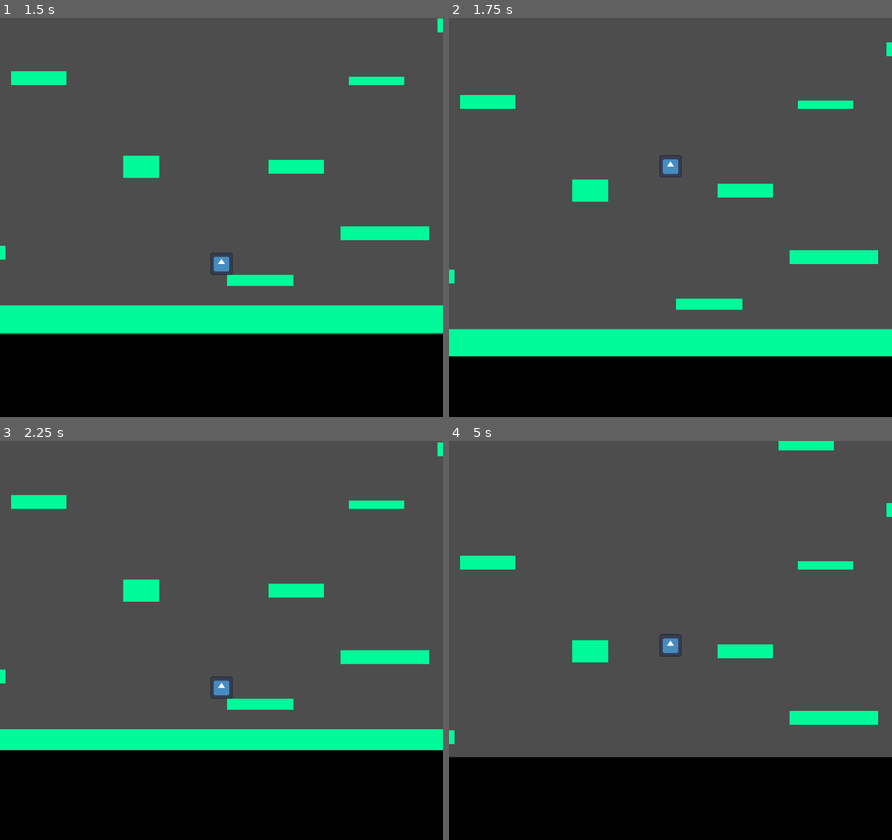
Above: before the commit, frames 1-4 (two rows, left to right).
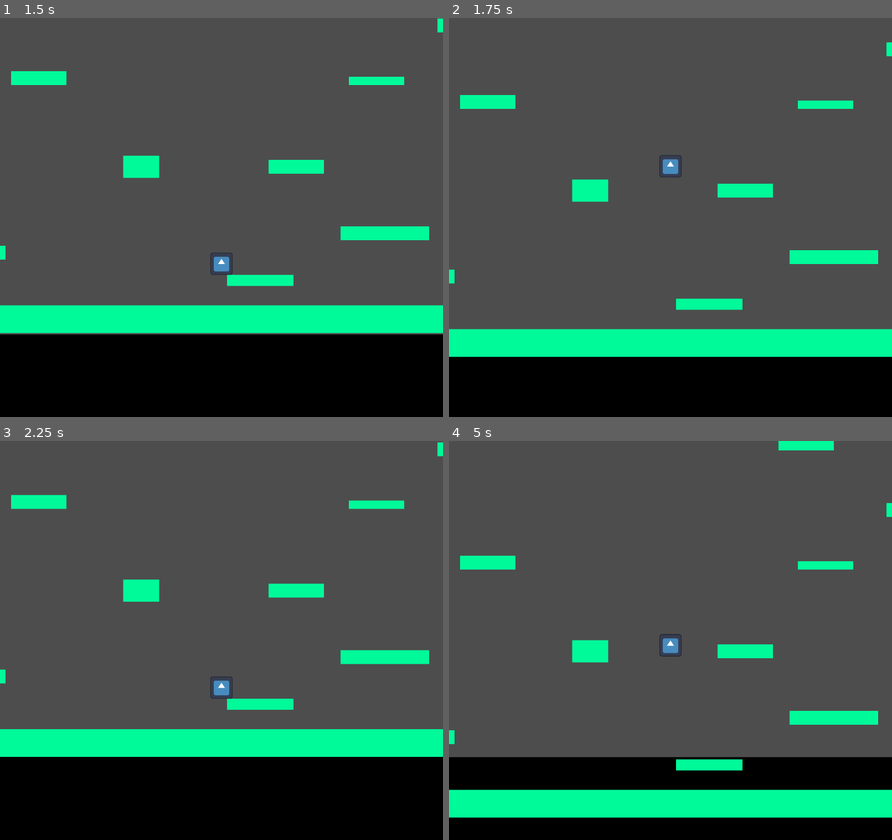
Above: after the commit, the same moments.

Repository: ArthurVayner/GameJam2026
Game: Godot game, scene res://Scenes/node_2d.tscn
Two runs of this game, one before a commit and one after it. Both use one fixed random seed, a clock stepped at 60 frames per second and the inputs below. The engine's default icon, where the game draws it, is replaced by a stand-in: a white triangle on a blue panel in a dark square.
Inputs:
- Up to frame 1 (1.5 s): hold D (go_right) from 0.53 s (still down); tap W (jump) at 0.77 s
- Up to frame 2 (1.75 s): keep holding D (go_right); tap W (jump) at 1.52 s
- Up to frame 3 (2.25 s): release D (go_right) at 2.03 s; hold A (go_left) from 2.03 s (still down)
- Up to frame 4 (5 s): release A (go_left) at 2.78 s; hold D (go_right) 2.78-4.28 s; tap W (jump) at 3.02, 3.77, 4.52 s; hold A (go_left) from 4.28 s (still down)

Frame 1 is identical in both runs. In frame 2, 0.3% of the frame differs, in the area x 0-100%, y 84-85%; in frame 3, 1.7%; in frame 4, 7.5%, in the area x 0-100%, y 79-95%.

Commit message:
add platforms node

Diff:
--- a/Scenes/Level.tscn
+++ b/Scenes/Level.tscn
@@ -5,121 +5,123 @@
 
 [node name="Level" type="Node2D" unique_id=462795862]
 
-[node name="Platform1" parent="." unique_id=1291661622 instance=ExtResource("1_0ba56")]
+[node name="Border" parent="." unique_id=483146374 instance=ExtResource("3_8rbpu")]
+position = Vector2(64, 150)
+
+[node name="Platforms" type="Node2D" parent="." unique_id=827001060]
+
+[node name="Platform1" parent="Platforms" unique_id=1291661622 instance=ExtResource("1_0ba56")]
 position = Vector2(94, 126)
 width = 24.0
 height = 4.0
 
-[node name="Platform2" parent="." unique_id=1131836770 instance=ExtResource("1_0ba56")]
+[node name="Platform2" parent="Platforms" unique_id=1131836770 instance=ExtResource("1_0ba56")]
 position = Vector2(-8, 116)
 width = 20.0
 height = 5.0
 
-[node name="Platform3" parent="." unique_id=1667550640 instance=ExtResource("1_0ba56")]
+[node name="Platform3" parent="Platforms" unique_id=1667550640 instance=ExtResource("1_0ba56")]
 position = Vector2(53, 140)
 width = 500.0
 height = 10.0
 
-[node name="Platform4" parent="." unique_id=2054953105 instance=ExtResource("1_0ba56")]
+[node name="Platform4" parent="Platforms" unique_id=2054953105 instance=ExtResource("1_0ba56")]
 position = Vector2(-14, 70)
 width = 18.0
 height = 7.0
 
-[node name="Platform5" parent="." unique_id=1625163000 instance=ExtResource("1_0ba56")]
+[node name="Platform5" parent="Platforms" unique_id=1625163000 instance=ExtResource("1_0ba56")]
 position = Vector2(51, 85)
 width = 13.0
 height = 8.0
 
-[node name="Platform6" parent="." unique_id=1644594669 instance=ExtResource("1_0ba56")]
+[node name="Platform6" parent="Platforms" unique_id=1644594669 instance=ExtResource("1_0ba56")]
 position = Vector2(139, 109)
 width = 32.0
 height = 5.0
 
-[node name="Platform7" parent="." unique_id=689106217 instance=ExtResource("1_0ba56")]
+[node name="Platform7" parent="Platforms" unique_id=689106217 instance=ExtResource("1_0ba56")]
 position = Vector2(107, 85)
 width = 20.0
 height = 5.0
 
-[node name="Platform8" parent="." unique_id=2890554 instance=ExtResource("1_0ba56")]
+[node name="Platform8" parent="Platforms" unique_id=2890554 instance=ExtResource("1_0ba56")]
 position = Vector2(14, 53)
 width = 20.0
 height = 5.0
 
-[node name="Platform9" parent="." unique_id=473625262 instance=ExtResource("1_0ba56")]
+[node name="Platform9" parent="Platforms" unique_id=473625262 instance=ExtResource("1_0ba56")]
 position = Vector2(136, 54)
 width = 20.0
 height = 3.0
 
-[node name="Platform10" parent="." unique_id=1631709851 instance=ExtResource("1_0ba56")]
+[node name="Platform10" parent="Platforms" unique_id=1631709851 instance=ExtResource("1_0ba56")]
 position = Vector2(-16, 17)
 width = 32.0
 height = 5.0
 
-[node name="Platform11" parent="." unique_id=1422013303 instance=ExtResource("1_0ba56")]
+[node name="Platform11" parent="Platforms" unique_id=1422013303 instance=ExtResource("1_0ba56")]
 position = Vector2(-82, 35)
 width = 20.0
 height = 5.0
 
-[node name="Platform12" parent="." unique_id=1615777634 instance=ExtResource("1_0ba56")]
+[node name="Platform12" parent="Platforms" unique_id=1615777634 instance=ExtResource("1_0ba56")]
 position = Vector2(-73, 102)
 width = 20.0
 height = 5.0
 
-[node name="Platform13" parent="." unique_id=1577898995 instance=ExtResource("1_0ba56")]
+[node name="Platform13" parent="Platforms" unique_id=1577898995 instance=ExtResource("1_0ba56")]
 position = Vector2(96, -36)
 width = 20.0
 height = 5.0
 
-[node name="Platform14" parent="." unique_id=74140032 instance=ExtResource("1_0ba56")]
+[node name="Platform14" parent="Platforms" unique_id=74140032 instance=ExtResource("1_0ba56")]
 position = Vector2(168, 34)
 width = 20.0
 height = 5.0
 
-[node name="Platform15" parent="." unique_id=1654319301 instance=ExtResource("1_0ba56")]
+[node name="Platform15" parent="Platforms" unique_id=1654319301 instance=ExtResource("1_0ba56")]
 position = Vector2(240, 87)
 width = 20.0
 height = 5.0
 
-[node name="Platform16" parent="." unique_id=725404685 instance=ExtResource("1_0ba56")]
+[node name="Platform16" parent="Platforms" unique_id=725404685 instance=ExtResource("1_0ba56")]
 position = Vector2(129, 10)
 width = 20.0
 height = 5.0
 
-[node name="Platform17" parent="." unique_id=898506641 instance=ExtResource("1_0ba56")]
+[node name="Platform17" parent="Platforms" unique_id=898506641 instance=ExtResource("1_0ba56")]
 position = Vector2(54, -27)
 width = 20.0
 height = 5.0
 
-[node name="Platform18" parent="." unique_id=118852896 instance=ExtResource("1_0ba56")]
+[node name="Platform18" parent="Platforms" unique_id=118852896 instance=ExtResource("1_0ba56")]
 position = Vector2(-16, -17)
 width = 20.0
 height = 5.0
 
-[node name="Platform19" parent="." unique_id=900843173 instance=ExtResource("1_0ba56")]
+[node name="Platform19" parent="Platforms" unique_id=900843173 instance=ExtResource("1_0ba56")]
 position = Vector2(51, -83)
 width = 20.0
 height = 5.0
 
-[node name="Platform20" parent="." unique_id=86725948 instance=ExtResource("1_0ba56")]
+[node name="Platform20" parent="Platforms" unique_id=86725948 instance=ExtResource("1_0ba56")]
 position = Vector2(19, -62)
 width = 20.0
 height = 5.0
 
-[node name="Platform21" parent="." unique_id=931543066 instance=ExtResource("1_0ba56")]
+[node name="Platform21" parent="Platforms" unique_id=931543066 instance=ExtResource("1_0ba56")]
 position = Vector2(-124, 76)
 width = 20.0
 height = 5.0
 
-[node name="Border" parent="." unique_id=483146374 instance=ExtResource("3_8rbpu")]
-position = Vector2(64, 150)
-
-[node name="Platform22" parent="." unique_id=508870332 instance=ExtResource("1_0ba56")]
+[node name="Platform22" parent="Platforms" unique_id=508870332 instance=ExtResource("1_0ba56")]
 position = Vector2(-203, -106)
 rotation = -1.5707964
 width = 500.0
 height = 10.0
 
-[node name="Platform23" parent="." unique_id=2144006717 instance=ExtResource("1_0ba56")]
+[node name="Platform23" parent="Platforms" unique_id=2144006717 instance=ExtResource("1_0ba56")]
 position = Vector2(307, -106)
 rotation = -1.5707964
 width = 500.0
